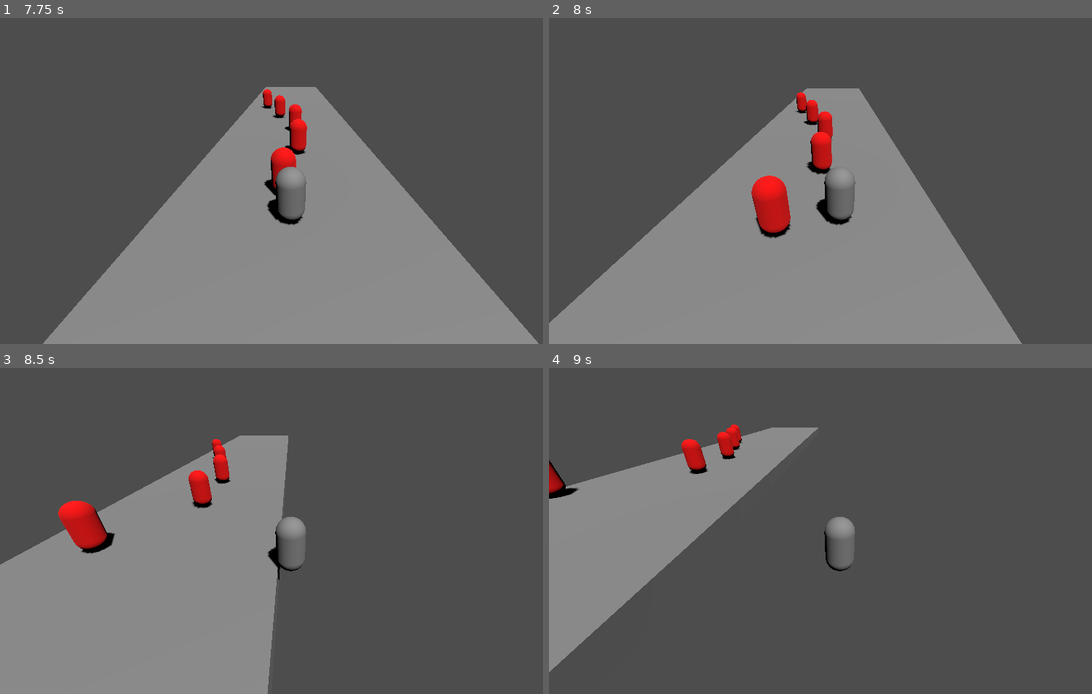
Above: before the commit, frames 1-4 (two rows, left to right).
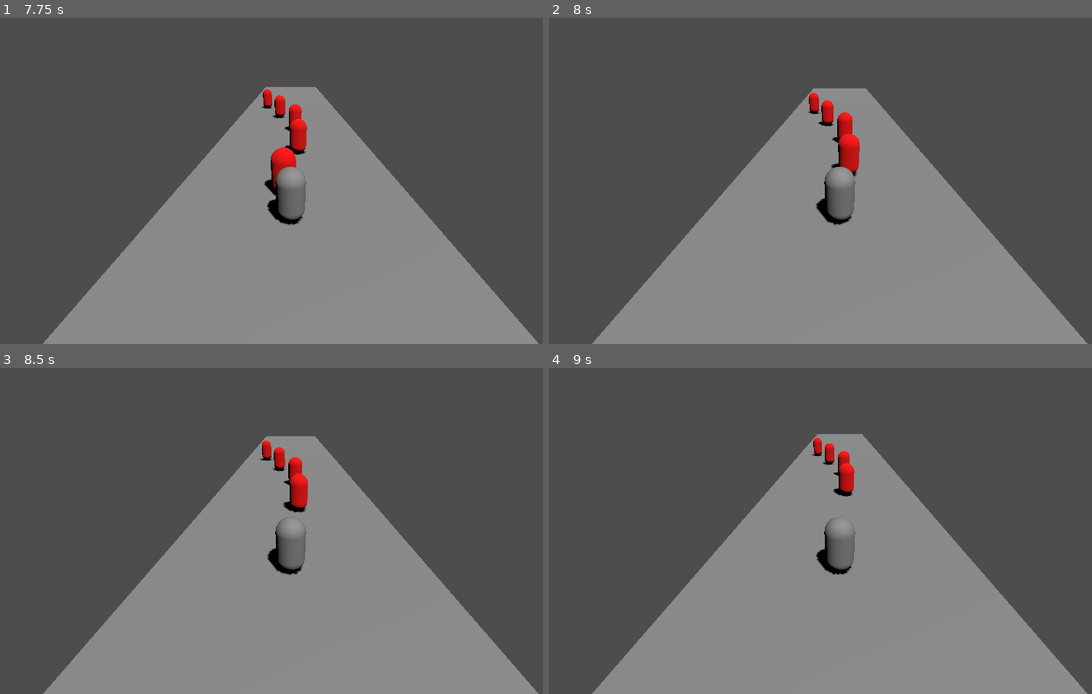
Above: after the commit, the same moments.

Repository: yuremarketing/We-re_going_to_blowup_everything
Game: Godot game, scene res://scenes/main.tscn
The game is run twice, just before and just after one commit, with the same random seed, the same clock (stepped at 60 frames per second) and the same inputs.
Inputs:
- Up to frame 1 (7.75 s): tap Enter (ui_accept) at 0.5, 0.77, 1.52, 3.02, 3.77, 4.52, 6.02, 6.77, 7.52 s; hold Up (ui_up) 0.53-1.28 s; hold Down (ui_down) 1.28-2.03 s; hold Up (ui_up) 2.03-3.53 s; hold Down (ui_down) 3.53-5.78 s; hold Up (ui_up) from 5.78 s (still down)
- Up to frame 2 (8 s): keep holding Up (ui_up)
- Up to frame 3 (8.5 s): release Up (ui_up) at 8.03 s; hold Down (ui_down) from 8.03 s (still down)
- Up to frame 4 (9 s): keep holding Down (ui_down)

Frame 1 is identical in both runs. In frame 2, 13% of the frame differs, in the area x 0-100%, y 21-100%; in frame 3, 36%; in frame 4, 54%, in the area x 0-100%, y 17-100%.

Commit message:
feat(gameplay): implement multiple waves, player HP and game over state

Diff:
--- a/scripts/enemy.gd
+++ b/scripts/enemy.gd
@@ -13,6 +13,11 @@
 		velocity.y -= 9.8 * delta
 	move_and_slide()
 
+	var player = get_tree().get_first_node_in_group("player")
+	if player and abs(player.position.z - position.z) < 1.5:
+		player.take_damage(1)
+		queue_free()
+
 func take_damage(amount: int) -> void:
 	hp -= amount
 	if hp <= 0:
--- a/scripts/player.gd
+++ b/scripts/player.gd
@@ -1,8 +1,19 @@
 extends CharacterBody3D
+
+@export var max_hp: int = 5
+var hp: int
+var is_dead: bool = false
 
 const SPEED = 8.0
 
+func _ready() -> void:
+	add_to_group("player")
+	hp = max_hp
+
 func _physics_process(delta: float) -> void:
+	if is_dead:
+		return
+
 	# Movimento linear na viela (eixo Z)
 	# ui_up move para frente (-Z), ui_down move para trás (+Z)
 	var input_dir = Input.get_axis("ui_up", "ui_down")
@@ -32,3 +43,16 @@
 	for enemy in get_tree().get_nodes_in_group("enemies"):
 		if abs(enemy.position.z - position.z) < 2.0:
 			enemy.take_damage(1)
+
+func take_damage(amount: int) -> void:
+	if is_dead:
+		return
+	hp -= amount
+	print("Player tomou dano! HP: ", hp, "/", max_hp)
+	if hp <= 0:
+		game_over()
+
+func game_over() -> void:
+	is_dead = true
+	print("GAME OVER")
+	get_tree().paused = true
--- a/scripts/wave_manager.gd
+++ b/scripts/wave_manager.gd
@@ -6,8 +6,13 @@
 @export var spawn_z_offset: float = -30.0
 @export var lane_width: float = 8.0  # metade pra cada lado do centro
 
+@export var time_between_waves: float = 5.0
+@export var total_waves: int = 5
+
 var _spawned_this_wave: int = 0
+var _current_wave: int = 0
 var _timer: Timer
+var _waiting_for_next_wave: bool = false
 
 func _ready() -> void:
 	_timer = Timer.new()
@@ -17,8 +22,26 @@
 	_timer.start()
 
 func _on_spawn_tick() -> void:
+	if _waiting_for_next_wave:
+		_waiting_for_next_wave = false
+		_timer.wait_time = spawn_interval
+		_timer.start()
+		return
+
 	if _spawned_this_wave >= enemies_per_wave:
+		_current_wave += 1
+		if _current_wave >= total_waves:
+			_timer.stop()
+			print("Todas as ondas concluídas!")
+			return
+
+		# Inicia a espera entre ondas
+		_spawned_this_wave = 0
+		_waiting_for_next_wave = true
+		_timer.wait_time = time_between_waves
+		_timer.start()
 		return
+
 	var enemy = enemy_scene.instantiate()
 	var x = randf_range(-lane_width / 2.0, lane_width / 2.0)
 	enemy.position = Vector3(x, 1.0, spawn_z_offset)
Not shown, changed: HANDOVER.md
